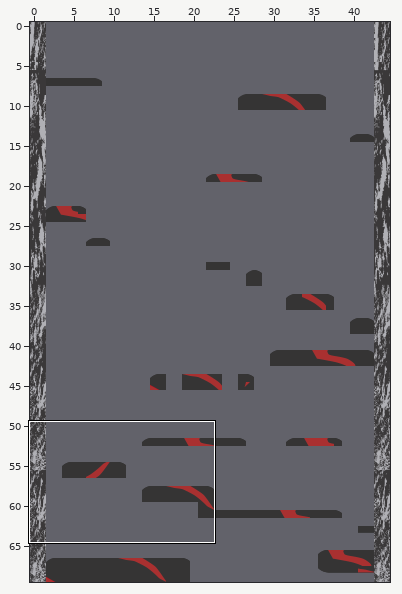
Tiled map: android/assets/seleccionNivel/recursosNivelFuego/mapaDeFuego.tmx. Above: a wide view before the commit, with the close-up outlined.
Close-up. Before the edit:
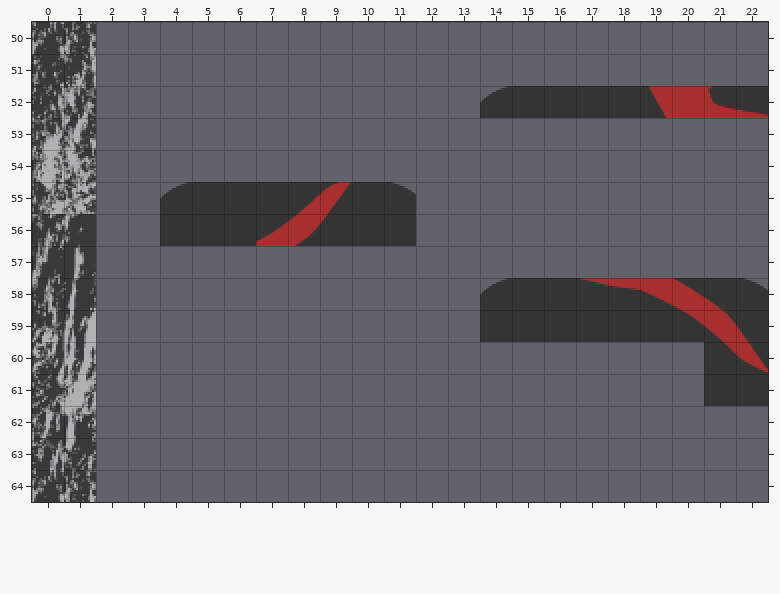
Cells are 16x16 px. Shown: x 0..22, y 50..64.
New version:
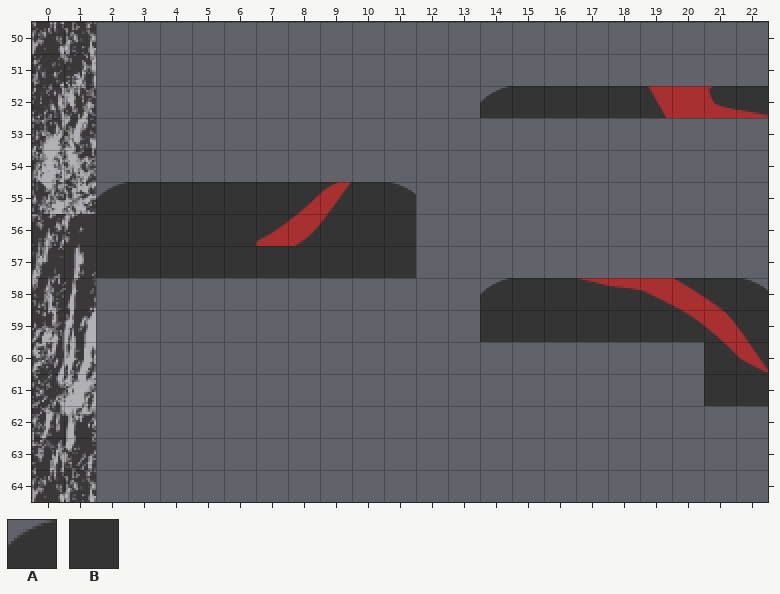
Key: from "barra3f": A 1242, B 1243.
_ is an empty cell.
Tiles replaced or removed in this view: A.
Changes in this commit:
Changed rows in their new state; . is an unchanged cell.
Layer "Plataformas":
first column x 4:
55 _
Layer "Copiar desde Plataformas":
first column x 2:
55 ABB.......
56 BB........
57 BBBBBBBBBB
Pixel boxes of the changes (left, top, right, bottom) in both close-ups:
changed: (96, 182, 416, 278)
